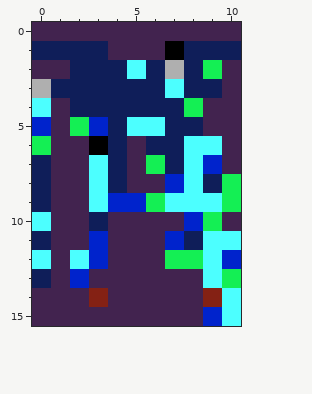
Edited in one commit: pixel-art sprite (ZELDA/interaction/levels/rewritten/4/image.png). The picture above was drawn from the file before the commit.
The file is 11x16 pixels.
The result:
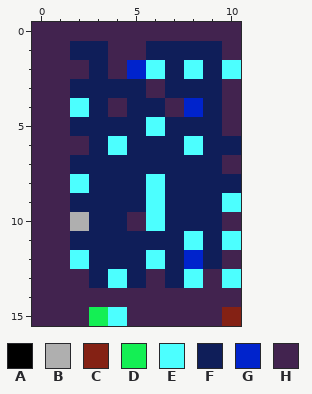
Palette (. is transparent): A #000000  B #afafaf  C #842114  D #14ef54  E #4cffff  F #0f1e59  G #0023cc  H #42234f
Edits made:
y 1: x 0..1 FF -> HH; x 6..7 HA -> FF; x 10 F -> H
y 2: x 2 F -> H; x 4..10 FEFBFDH -> HGEFEFE
y 3: x 0..1 BF -> HH; x 6..7 FE -> HF
y 4: x 0 E -> H; x 2 F -> E; x 4 F -> H; x 7..9 FDH -> HGF
y 5: x 0 G -> H; x 2..3 DG -> FF; x 5 E -> F; x 9 H -> F
y 6: x 0 D -> H; x 3..5 AFH -> FEF; x 9..10 EH -> FF
y 7: x 0 F -> H; x 2..3 HE -> FF; x 5..6 HD -> FF; x 8..9 EG -> FF
y 8: x 0 F -> H; x 2..3 HE -> EF; x 5..8 HHGE -> FEFF; x 10 D -> F
y 9: x 0 F -> H; x 2..10 HEGGDEEED -> FFFFEFFFE
y 10: x 0 E -> H; x 2 H -> B; x 4 H -> F; x 6..9 HHGD -> EFFF
y 11: x 0 F -> H; x 2..9 HGHHHGFE -> FFFFFFEF
y 12: x 0 E -> H; x 3..10 GHHHDDEG -> FFFEFGFH
y 13: x 0 F -> H; x 2..5 GHHH -> HFEF; x 7..10 HHED -> FEHE
y 14: x 3 C -> H; x 9..10 CE -> HH
y 15: x 3..4 HH -> DE; x 9..10 GE -> HC
